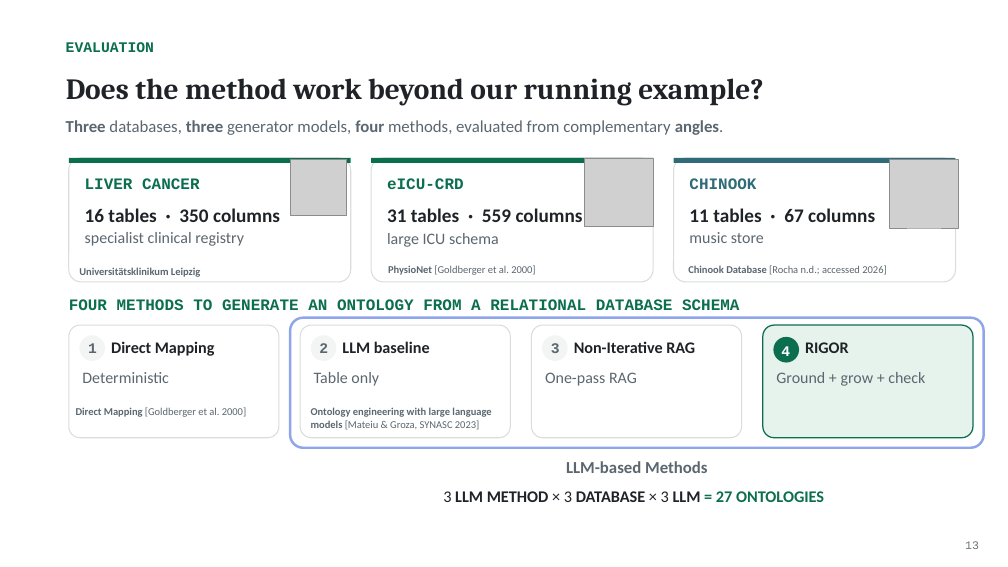
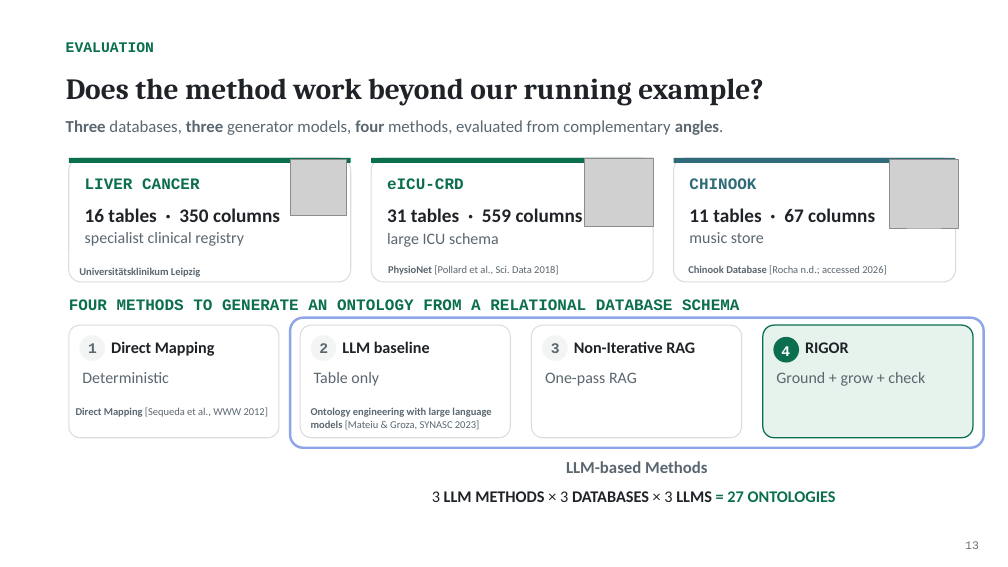
Before and after one commit to NadeenAhmad/rigor_private, a slide deck: slide 32 of presentation/RIGOR_ISWC2026_final.pptx. Drawn at 1008x567 pixels with LibreOffice and Linux fonts; fonts in the diff are those of the drawing; grey boxes stand for pictures. Boxes give left, top, right and bottom in pixels: in the first picture for what was removed or moved away, otherwise in the second. Text is boxed around its words. In the diff, an @@ line names an element or a change of style, - is before the commit and + after.

```diff
--- a/presentation/RIGOR_ISWC2026_final.pptx
+++ b/presentation/RIGOR_ISWC2026_final.pptx
@@ text at (388, 265, 558, 275): text changed @@
-PhysioNet [Goldberger et al. 2000]
+PhysioNet [Pollard et al., Sci. Data 2018]
@@ text at (76, 407, 268, 417): text changed @@
-Direct Mapping [Goldberger et al. 2000]
+Direct Mapping [Sequeda et al., WWW 2012]
@@ text at (432, 491, 836, 502): text changed @@
-3 LLM METHOD × 3 DATABASE × 3 LLM = 27 ONTOLOGIES
+3 LLM METHODS × 3 DATABASES × 3 LLMS = 27 ONTOLOGIES
```
Also in this commit, not shown: 13 other slides changed, 5 other files.
